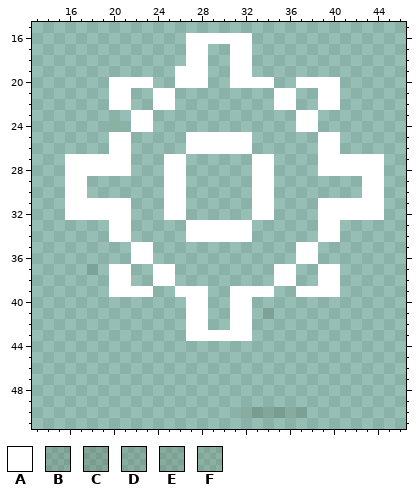
Pixel-art sprite -- client/src/main/resources/resources/kakara_settings_gear.png. Above: the version before the commit.
The file is 60x60 pixels. Pixels under 10% opacity are left out. Colours within 5 levels of each other are drawn and written as one. Shown: x 13..46, y 15..51.
Palette (. is transparent): A #ffffff  B #0f1a001e  C #141f0026  D #1823001c  E #1d29001f  F #2540001b
Pixels before, first column x 16:
16 ...........AAAAAA............
17 ...........AA..AA............
18 ...........AA..AA............
19 ..........AAA..AA............
20 ....AAAA..AAA..AAAA..AAAA....
21 ....AA..AA.........AA..AA....
22 ....AA..AA.........AA..AA....
23 ......AA.............AA......
24 ....F.AA.............AA......
25 ....AA.....AAAAAA......AA....
26 ....AA.....AAAAAA......AA....
27 AAAAAA...AA......AA....AAAAAA
28 AAAAAA...AA......AA....AAAAAA
29 AA.......AA......AA........AA
30 AA.......AA......AA........AA
31 AAAAAA...AA......AA....AAAAAA
32 AAAAAA...AA......AA....AAAAAA
33 ....AA.....AAAAAA......AA....
34 ....AA.....AAAAAA......AA....
35 ......AA.............AA......
36 ......AA.............AA......
37 ..D.AA..AA.........AA..AA....
38 ....AA..AA.........AA..AA....
39 ....AAAA..AAA..AAAA..AAAA....
40 ...........AA..AA............
41 ...........AA..AA.E..........
42 ...........AA..AA............
43 ...........AAAAAA............
44 .............................
45 .............................
46 .............................
47 .............................
48 .............................
49 .............................
50 ................DCCCBB.......
New version:
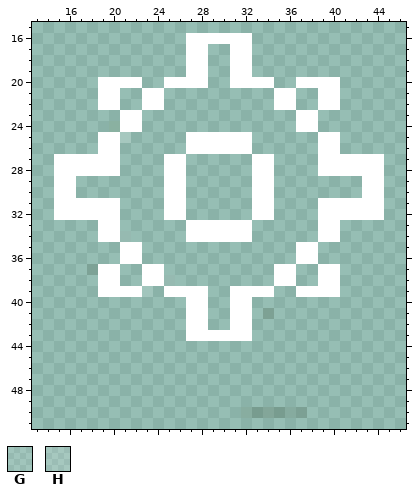
Colours new in this view: G #ffffff1a  H #ffffff26
What changed:
Changed rows in their new state; - is an unchanged pixel.
first column x 15:
19 -----------.
20 ----A---.-A-
21 ----A-.-A-.-
22 ----A-.-A-.-
23 ------A-.---
24 ------A-.---
25 ----A-H-----
26 ----A-.-----
27 A-----.-----
28 A-----.-----
29 A-.---------
30 A-.---------
31 A-----.-----
32 A-----.-----
33 ----A-.-----
34 ----A-G-----
35 ------A-.---
36 ------A-.---
37 ----A-.-A-.-
38 ----A-.-A-G-
39 ----A---G-A-
Changed places in both pictures, as pixel boxes (x1, y1, x2, y2):
changed: (54, 66, 186, 297)
